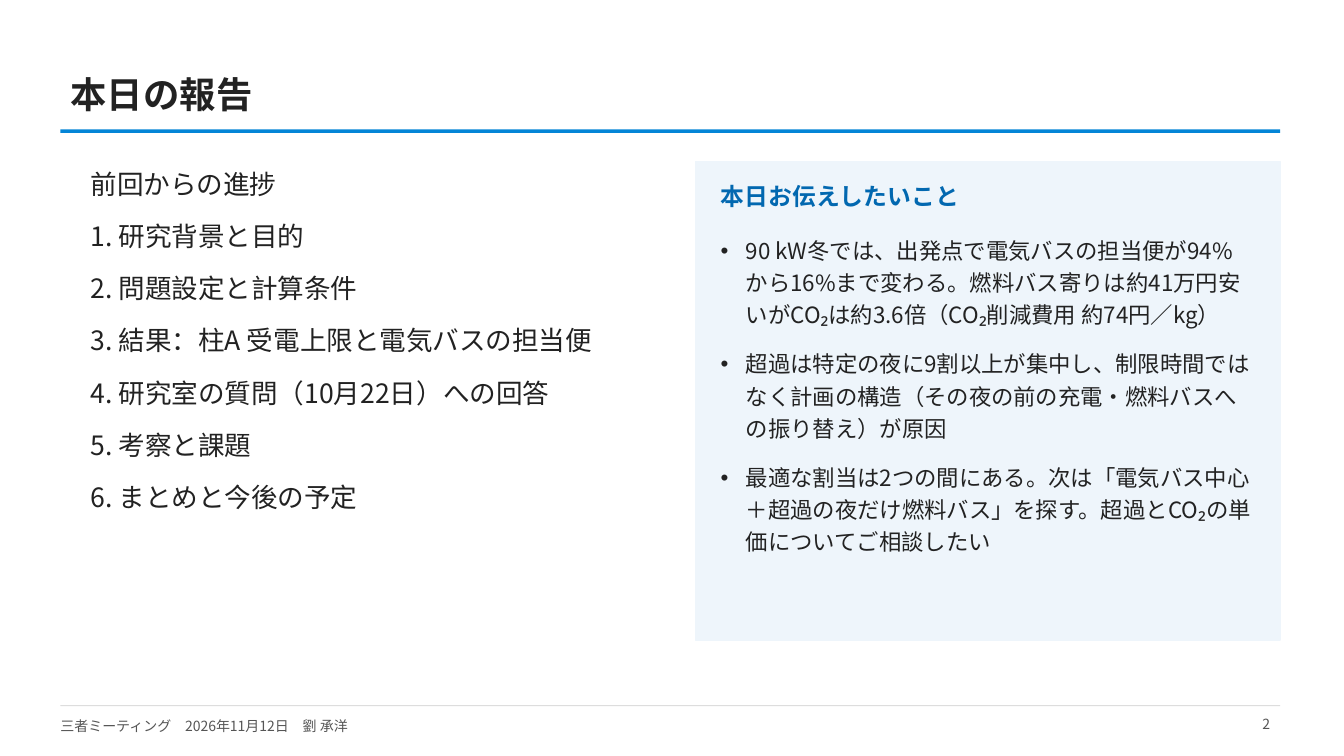
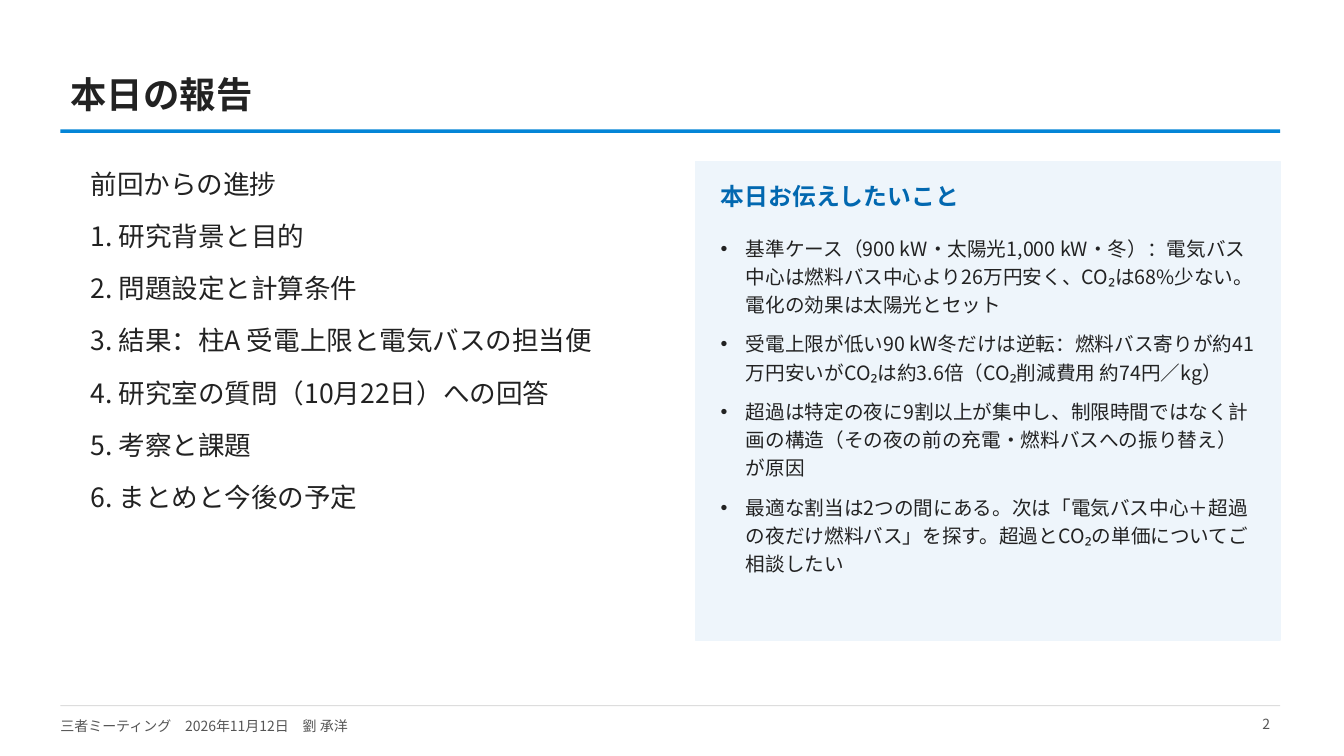
Before and after one commit to CYLIU2003/master-course, a slide deck: slide 2 of outcome/2026-11-12_three_party/three_party_20261112.pptx. Drawn at 1344x756 pixels with LibreOffice and Linux fonts; fonts in the diff are those of the drawing. Boxes give left, top, right and bottom in pixels: in the first picture for what was removed or moved away, otherwise in the second. Text is boxed around its words. In the diff, an @@ line names an element or a change of style, - is before the commit and + after.

```diff
--- a/outcome/2026-11-12_three_party/three_party_20261112.pptx
+++ b/outcome/2026-11-12_three_party/three_party_20261112.pptx
@@ text at <box>746,239,1255,385</box>: text changed; size 16 to 14 pt @@
-• 90 kW冬では、出発点で電気バスの担当便が94%から16%まで変わる。燃料バス寄りは約41万円安いがCO₂は約3.6倍（CO₂削減費用 約74円／kg）
+• 基準ケース（900 kW・太陽光1,000 kW・冬）：電気バス中心は燃料バス中心より26万円安く、CO₂は68%少ない。電化の効果は太陽光とセット
+• 受電上限が低い90 kW冬だけは逆転：燃料バス寄りが約41万円安いがCO₂は約3.6倍（CO₂削減費用 約74円／kg）
@@ text at <box>746,402,1248,546</box>: size 16 to 14 pt in "超過は特定の夜に9割以上が集中し、制限時間ではなく計画の構造（その夜の前の充電・燃料バスへの振り替え）が原因", "最適な割当は2つの間にある。次は「電気バス中心＋超過の夜だけ燃料バス」を探す。超過とCO₂の単価についてご相談したい"; less space between paragraphs @@
```
Also in this commit, not shown: 2 slides added, 2 other files.
